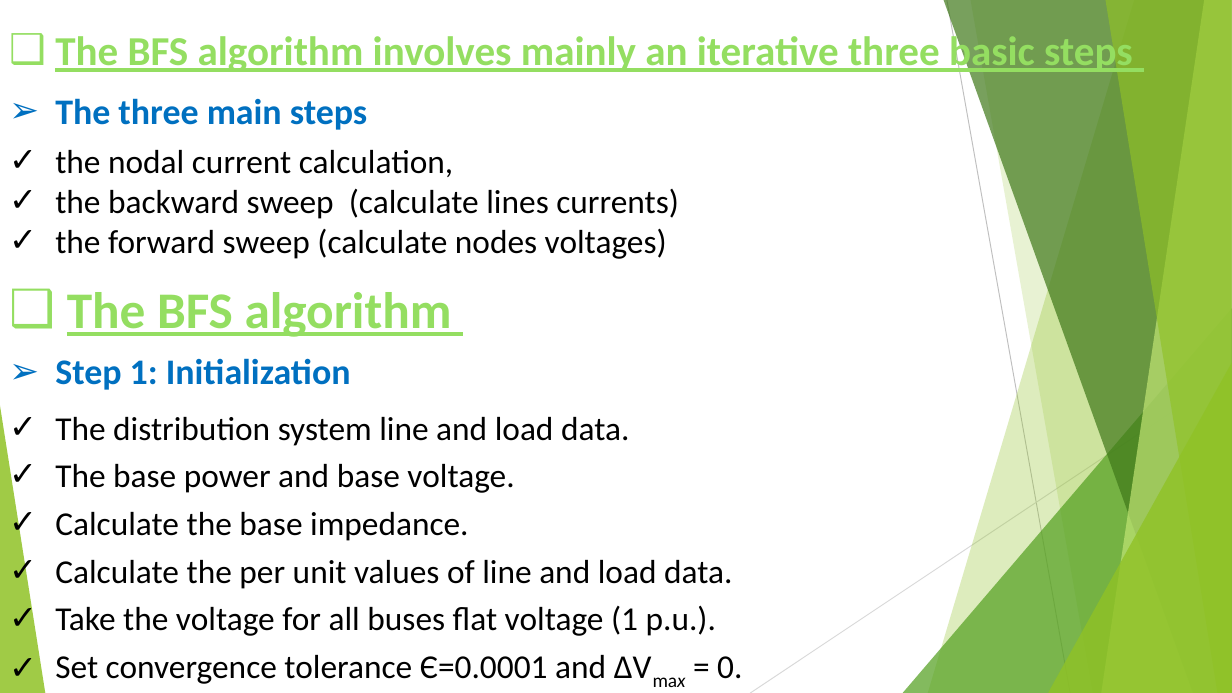
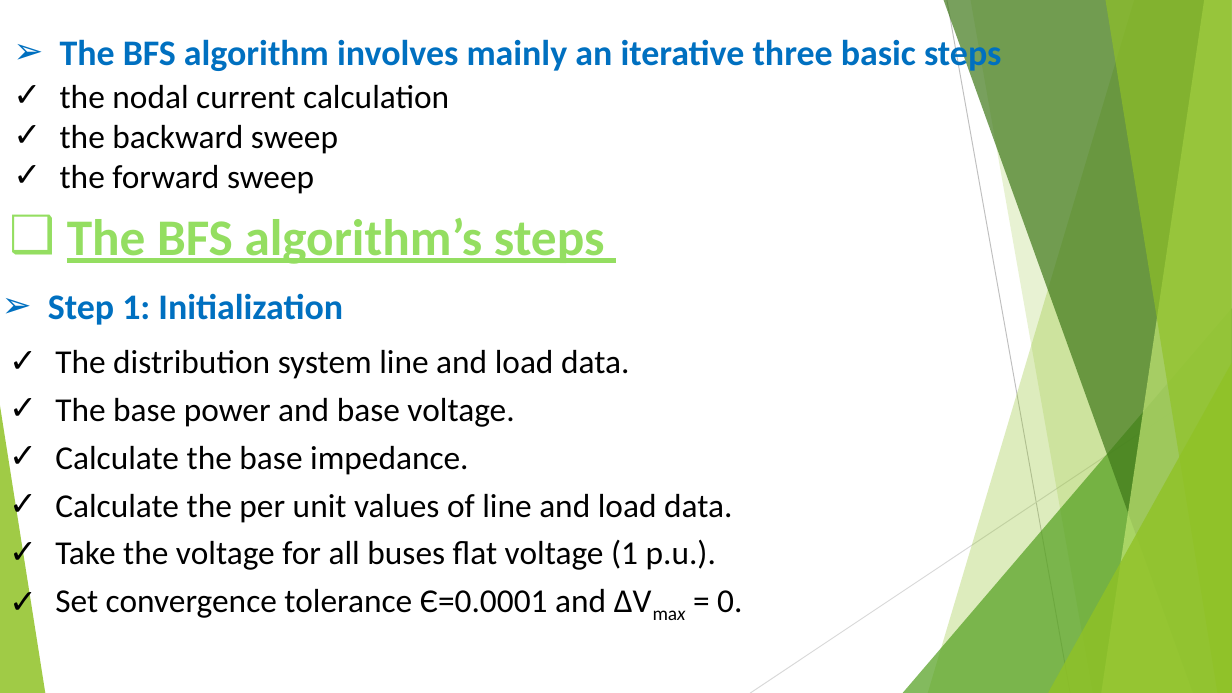
Before and after one commit to moustafashahin122/AOA-Graduation-Project-2022-, a slide deck: slide 68 of code/AOA_objects/results/grad_presentation/Presentation.pptx. Drawn at 1232x693 pixels with LibreOffice and Linux fonts; fonts in the diff are those of the drawing. Boxes give left, top, right and bottom in pixels: in the first picture for what was removed or moved away, otherwise in the second. Text is boxed around its words. In the diff, an @@ line names an element or a change of style, - is before the commit and + after.

```diff
--- a/code/AOA_objects/results/grad_presentation/Presentation.pptx
+++ b/code/AOA_objects/results/grad_presentation/Presentation.pptx
@@ text "The BFS algorithm involves mainly ..." at (60, 35, 1001, 74): size 32 to 28 pt, text colour #94DE61 to #0070C0, underline off; bullet ❑ to ➢ @@
@@ text at (60, 85, 449, 194): text changed @@
-✓ the nodal current calculation,
-✓ the backward sweep (calculate lines currents)
-✓ the forward sweep (calculate nodes voltages)
+✓ the nodal current calculation
+✓ the backward sweep
+✓ the forward sweep
@@ text removed at (55, 98, 367, 130) @@
-➢ The three main steps
@@ text at (67, 218, 605, 264): text changed @@
-❑ The BFS algorithm
+❑ The BFS algorithm’s steps
@@ text "Step 1: Initialization": place and size @@
-text "Step 1: Initialization" at (55, 358, 351, 390)
+text "Step 1: Initialization" at (48, 293, 343, 325)
@@ text "The distribution system line and ...": place and size @@
-text "The distribution system line and ..." at (55, 417, 742, 684)
+text "The distribution system line and ..." at (55, 350, 742, 618)
```
Also in this commit, not shown: 11 other files.
